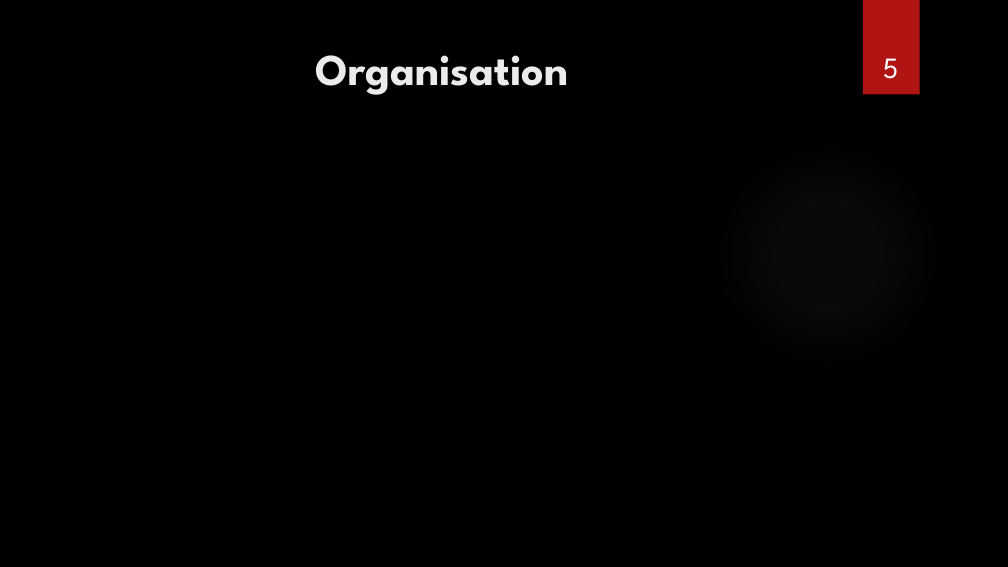
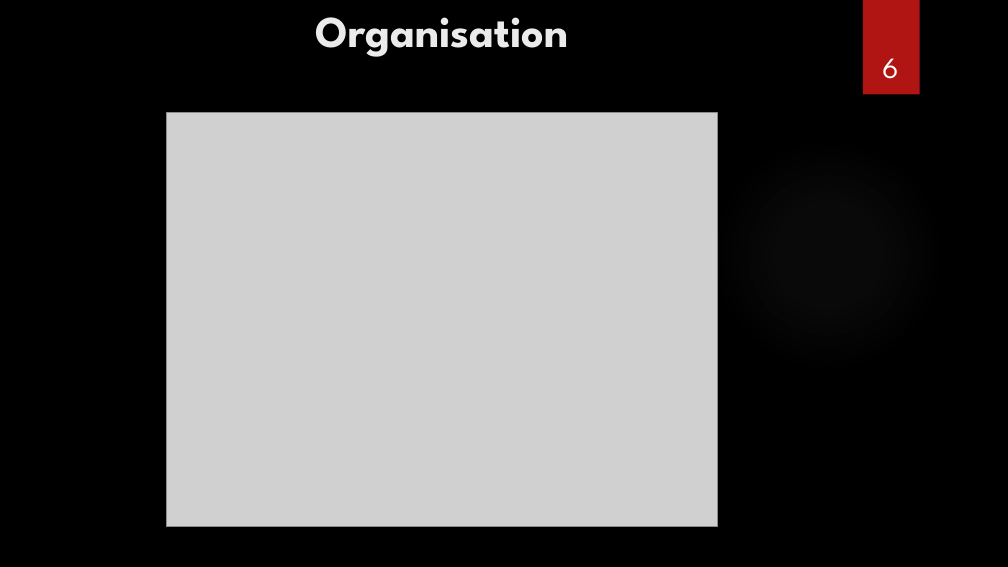
Before and after one commit to CNAM-MPIR/210_Project, a slide deck: slide 6 of Project/MPI_NPE_Presentation NFE210.pptx (slide 5 before the commit). Drawn at 1008x567 pixels with LibreOffice and Linux fonts; fonts in the diff are those of the drawing; grey boxes stand for pictures; background and template pictures are left out. Boxes give left, top, right and bottom in pixels: in the first picture for what was removed or moved away, otherwise in the second. Text is boxed around its words. In the diff, an @@ line names an element or a change of style, - is before the commit and + after.

```diff
--- a/Project/MPI_NPE_Presentation NFE210.pptx
+++ b/Project/MPI_NPE_Presentation NFE210.pptx
@@ title "Organisation": place and size @@
-title "Organisation" at bbox=[316, 55, 569, 95]
+title "Organisation" at bbox=[316, 17, 569, 57]
@@ page number at bbox=[882, 58, 898, 79]: text changed @@
-5
+6
@@ picture added at bbox=[167, 113, 718, 526] @@
```
Also in this commit, not shown: 6 other slides changed, 10 slides added, 4 slides removed, 2 other files.
